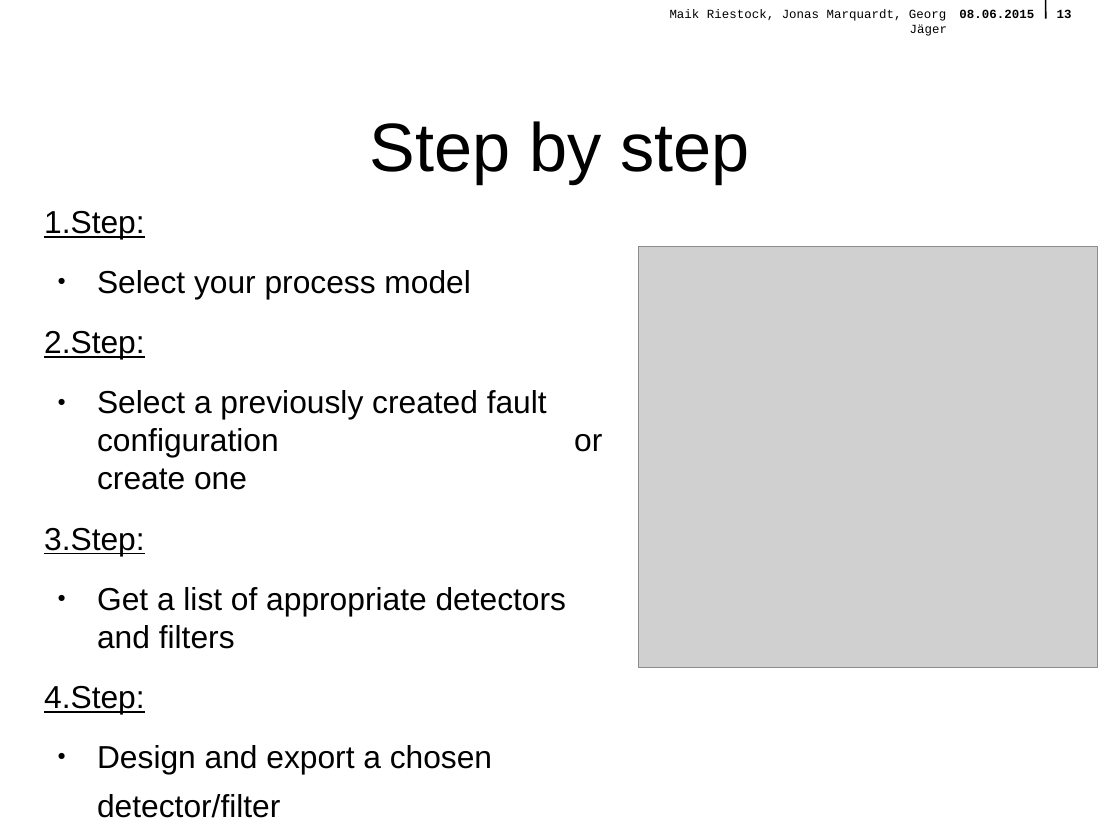
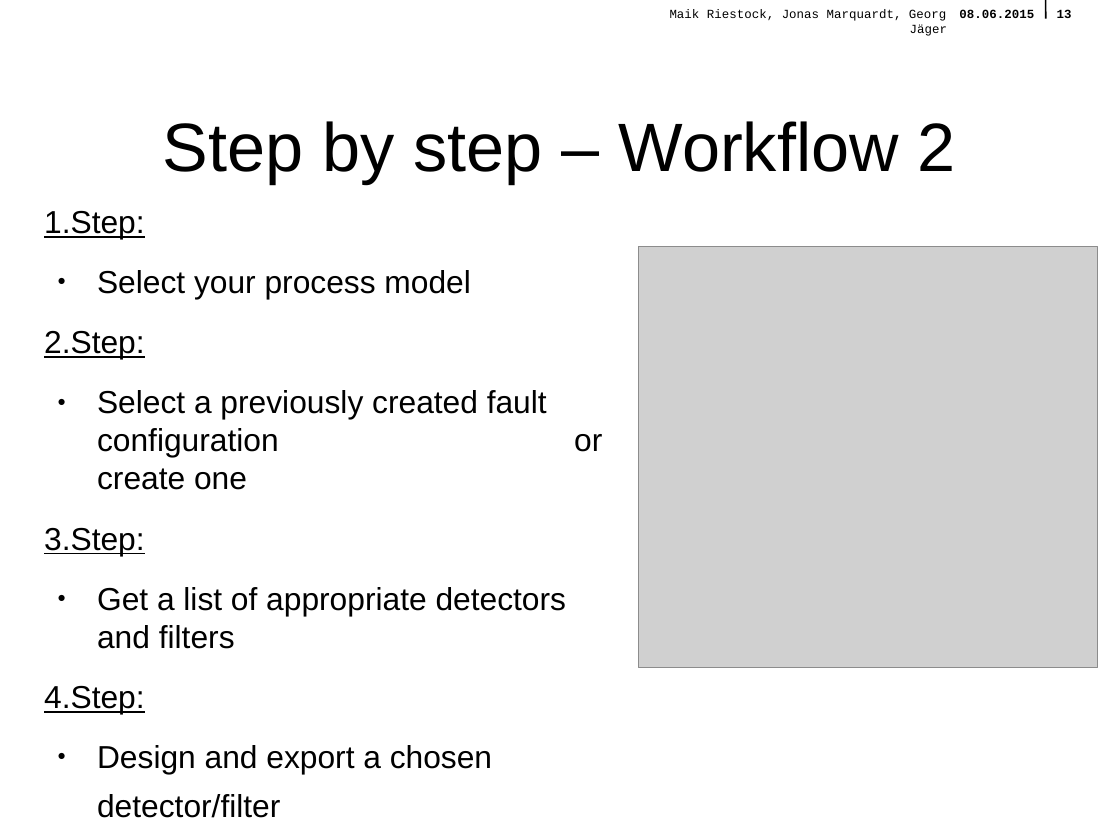
Before and after one commit to querquer/faultframework, a slide deck: slide 13 of Presentation/FinalePraesentationFramework.odp. Drawn at 1120x840 pixels with LibreOffice and Linux fonts; fonts in the diff are those of the drawing; grey boxes stand for pictures; background and template pictures are left out. Boxes give left, top, right and bottom in pixels: in the first picture for what was removed or moved away, otherwise in the second. Text is boxed around its words. In the diff, an @@ line names an element or a change of style, - is before the commit and + after.

```diff
--- a/Presentation/FinalePraesentationFramework.odp
+++ b/Presentation/FinalePraesentationFramework.odp
@@ title at (x1=163, y1=121, x2=956, y2=183): text changed @@
-Step by step
+Step by step – Workflow 2
```
Also in this commit, not shown: 11 other slides changed.
